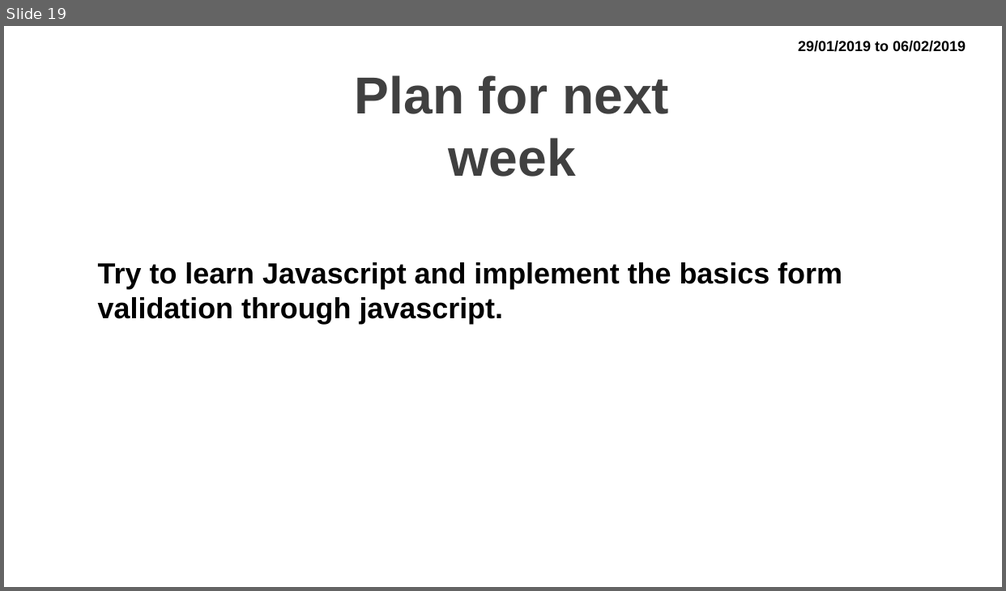
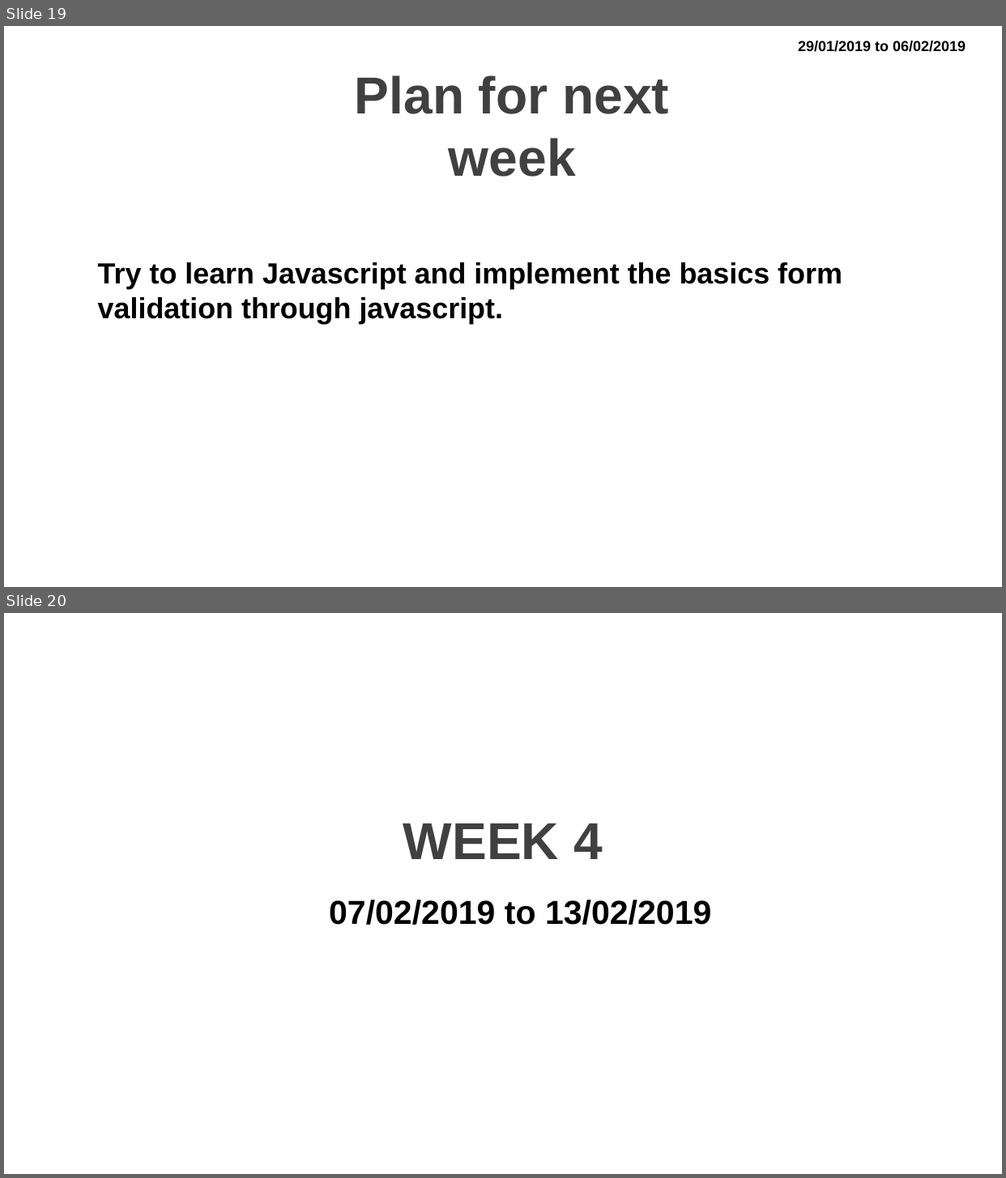
Before and after one commit to lostground97/WebD-Project, a slide deck: Presentation.pptx. Shown one above the other, each under a label of ours: slide 19 before the commit, slides 19 and 20 after it. The pictures are 1006x591 and 1006x1178 pixels, drawn with LibreOffice and Linux fonts; fonts in the diff are those of the drawing; background and template pictures are left out. Boxes give left, top, right and bottom in pixels: in the first picture for what was removed or moved away, otherwise in the second. Text is boxed around its words. In the diff, an @@ line names an element or a change of style, - is before the commit and + after.

```diff
--- a/Presentation.pptx
+++ b/Presentation.pptx
@@ slide 20 added at (4,613,1002,1174), background picture (left out) @@
@@ text added at (403,824,603,859), 50 pt, text pattern #808080 on #404040, bold @@
+WEEK 4
@@ text added at (329,900,711,925), 32 pt, text #000000, bold @@
+07/02/2019 to 13/02/2019
```
Also in this commit, not shown: 5 other slides added, 4 other files.
